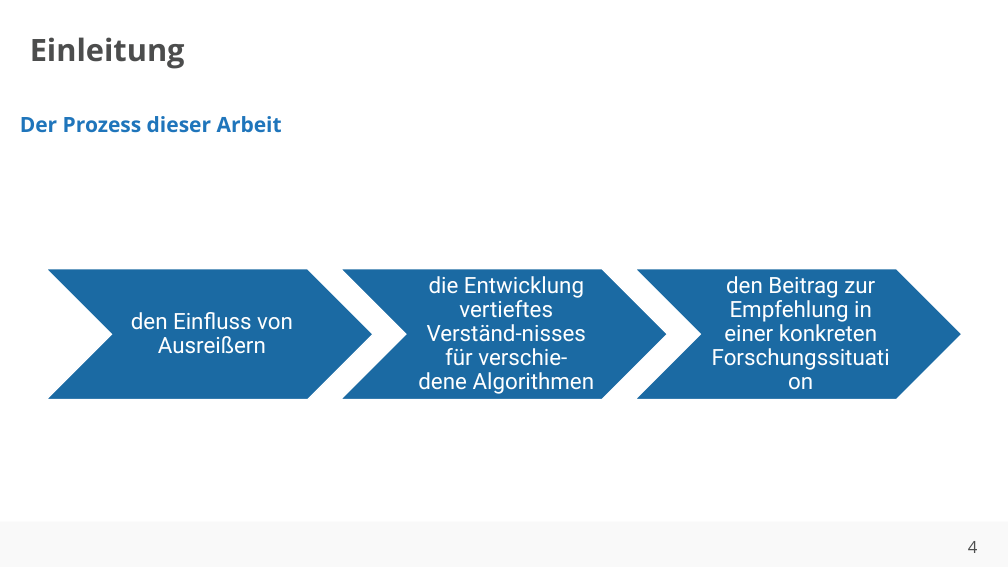
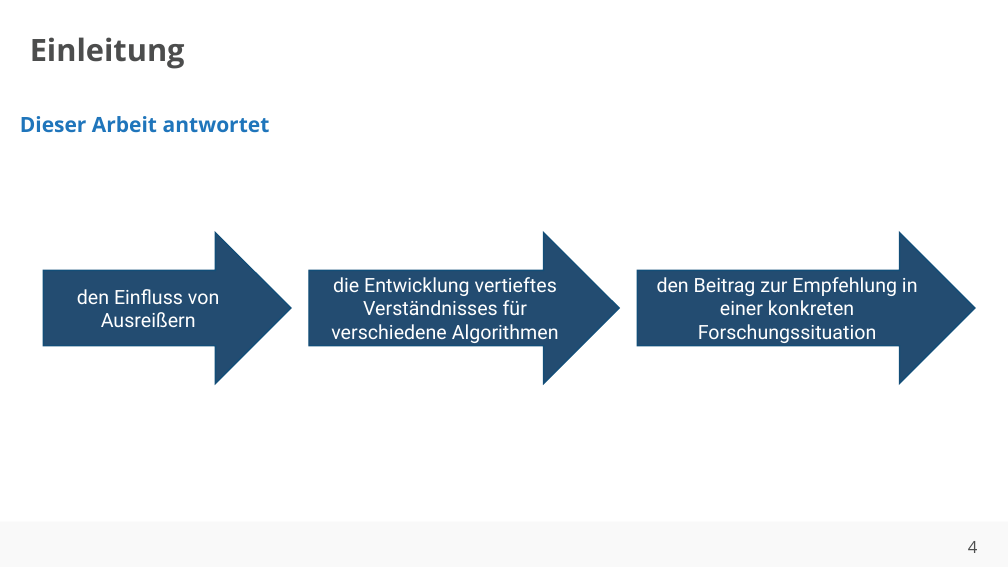
Before and after one commit to ahndavin/Abschlussarbeit_Bachelor, a slide deck: slide 4 of Kolloquium/Kolloquium.pptx. Drawn at 1008x567 pixels with LibreOffice and Linux fonts; fonts in the diff are those of the drawing; background and template pictures are left out. Boxes give left, top, right and bottom in pixels: in the first picture for what was removed or moved away, otherwise in the second. Text is boxed around its words. In the diff, an @@ line names an element or a change of style, - is before the commit and + after.

```diff
--- a/Kolloquium/Kolloquium.pptx
+++ b/Kolloquium/Kolloquium.pptx
@@ text at (20,116,270,133): text changed @@
-Der Prozess dieser Arbeit
+Dieser Arbeit antwortet
@@ right arrow "den Einfluss von Ausreißern": place and size @@
-right arrow "den Einfluss von Ausreißern" at (131,312,293,354)
+right arrow "den Einfluss von Ausreißern" at (43,233,290,384)
@@ right arrow "den Einfluss von Ausreißern" at (43,233,290,384): size 16 to 14 pt; line spacing 0.9 to 1; less space between paragraphs; fill none to #234C71; outline none to #144E79 1 pt @@
@@ right arrow added at (309,233,620,384), fill #234C71, outline #144E79 1 pt, 14 pt, text #FFFFFF @@
+die Entwicklung vertieftes
+Verständnisses für
+verschiedene Algorithmen
@@ right arrow "den Beitrag zur Empfehlung in ..." at (637,233,975,384): size 16 to 14 pt; line spacing 0.9 to 1; less space between paragraphs; fill none to #234C71; outline none to #144E79 1 pt @@
@@ right arrow "den Beitrag zur Empfehlung in ...": place and size @@
-right arrow "den Beitrag zur Empfehlung in ..." at (724,276,877,342)
+right arrow "den Beitrag zur Empfehlung in ..." at (637,233,975,384)
@@ group removed at (46,269,963,400): 3 chevrons, 1 text @@
-die Entwicklung
-vertieftes Verständ-nisses für verschie-
-dene Algorithmen
```
Also in this commit, not shown: 9 other slides changed, 4 slides added, 1 slide removed.
